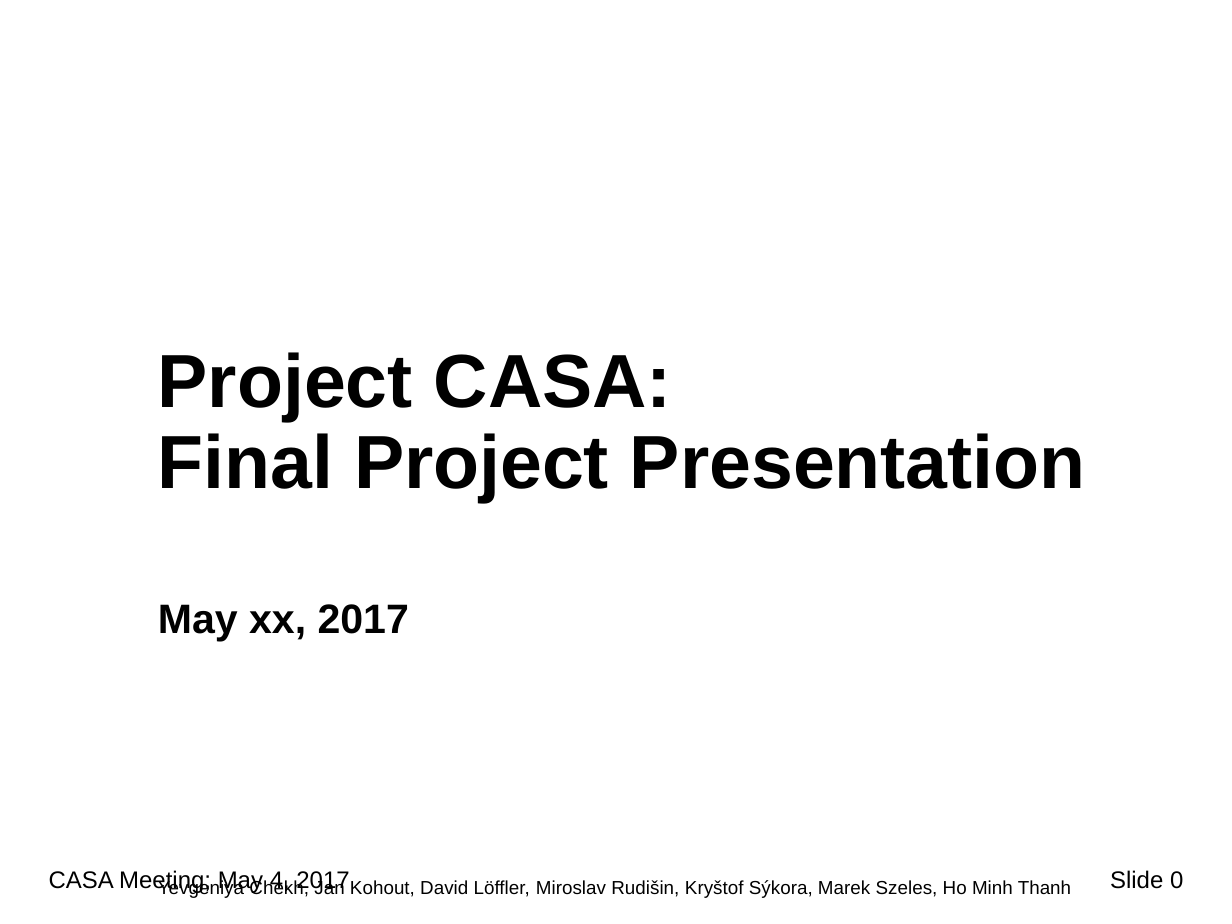
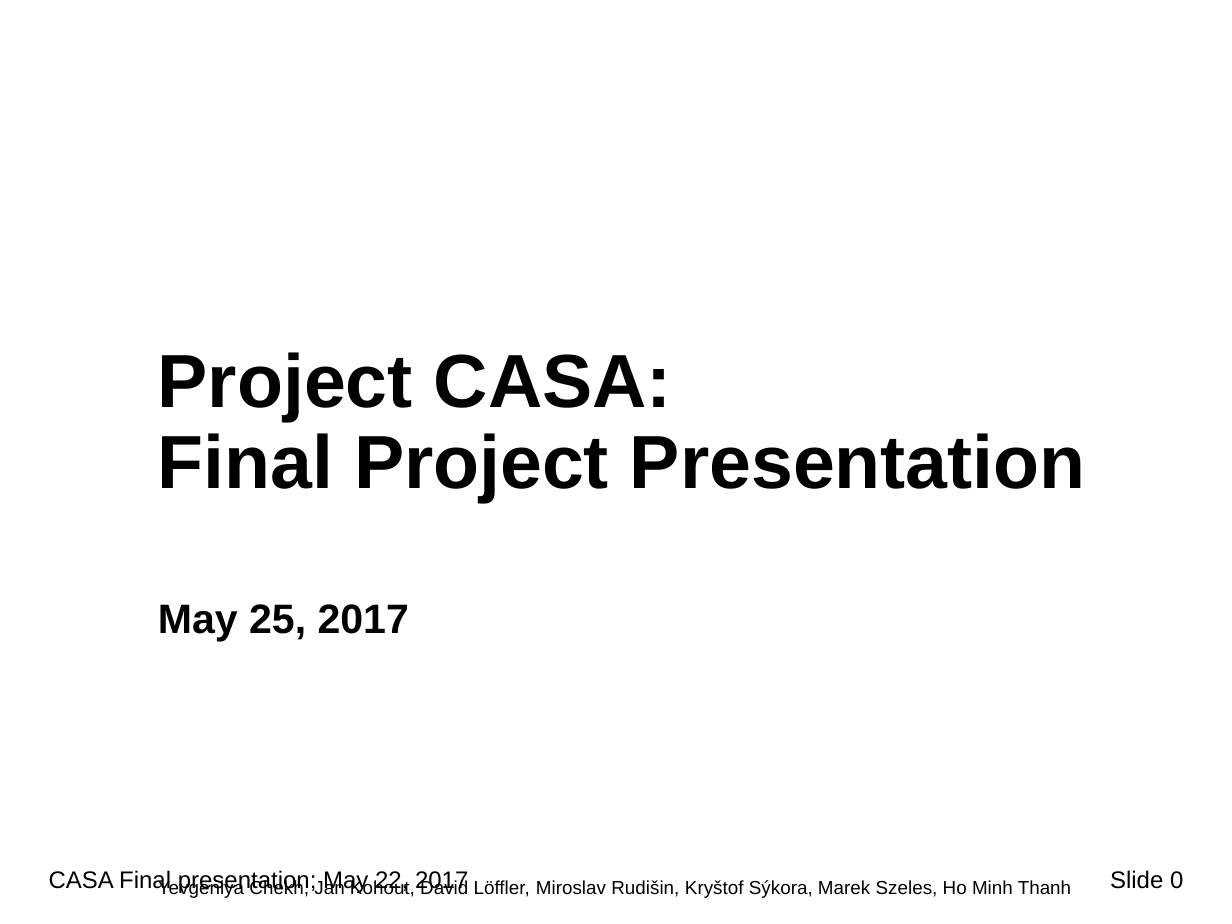
Before and after one commit to Plavit/CASA-refactor, a slide deck: slide 1 of docs/WIP/CASA_Final_v1.pptx. Drawn at 1232x924 pixels with LibreOffice and Linux fonts; fonts in the diff are those of the drawing; background and template pictures are left out. Boxes give left, top, right and bottom in pixels: in the first picture for what was removed or moved away, otherwise in the second. Text is boxed around its words. In the diff, an @@ line names an element or a change of style, - is before the commit and + after.

```diff
--- a/docs/WIP/CASA_Final_v1.pptx
+++ b/docs/WIP/CASA_Final_v1.pptx
@@ subtitle at <box>158,604,409,641</box>: text changed @@
-May xx, 2017
+May 25, 2017
@@ text at <box>49,870,468,893</box>: text changed @@
-CASA Meeting; May 4, 2017
+CASA Final presentation; May 22, 2017
```
Also in this commit, not shown: 11 other slides changed, 8 slides added, 1 other file.
